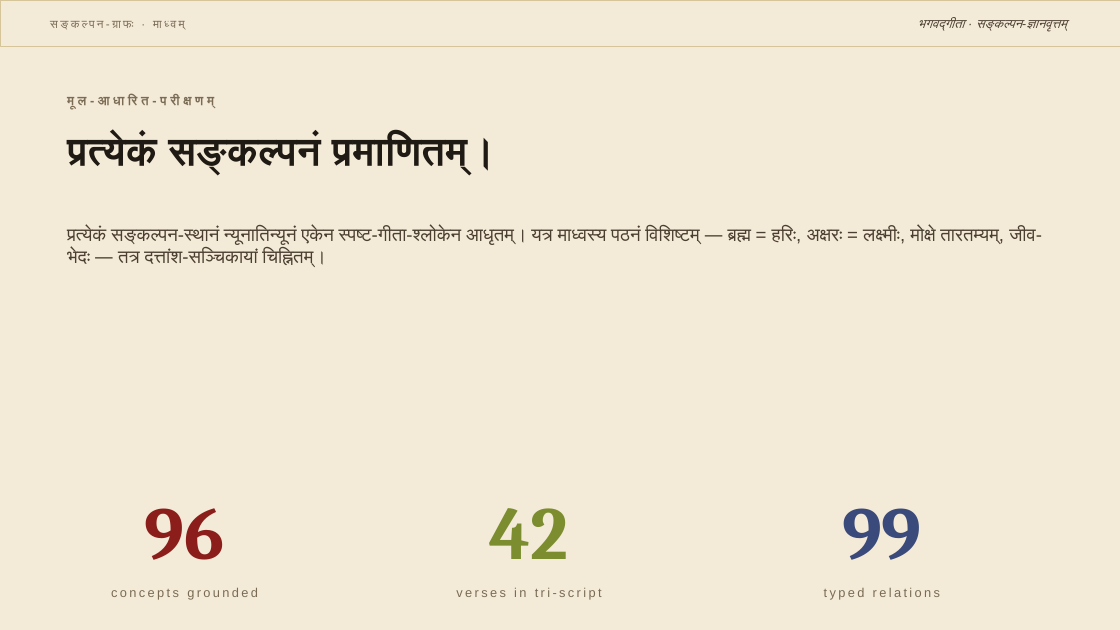
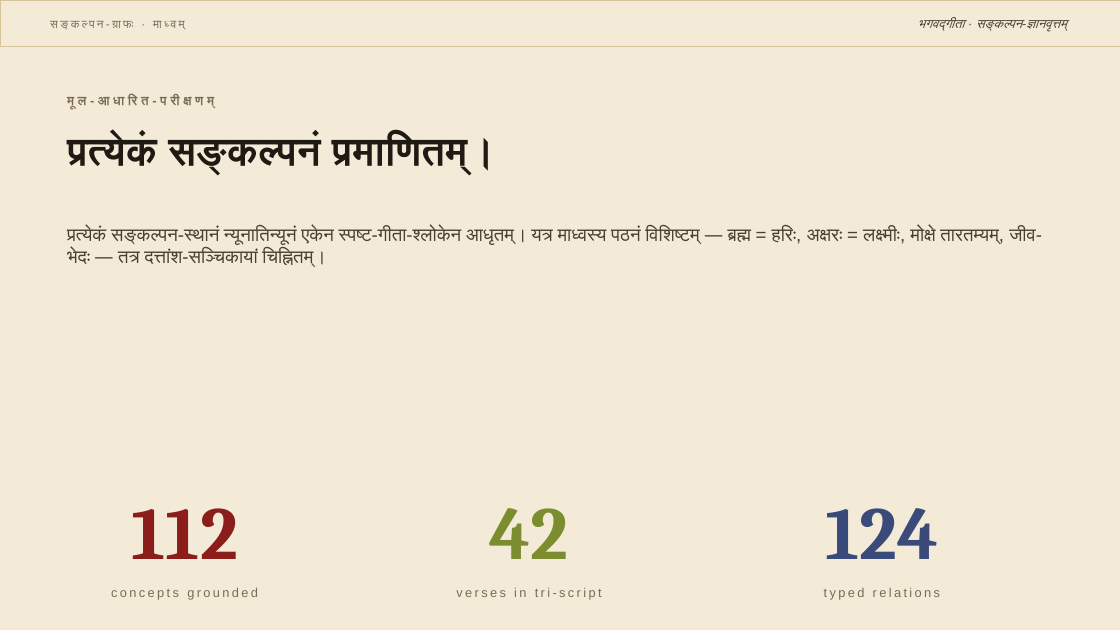
Before and after one commit to kvinayakpai/Bhagavadgita, a slide deck: slide 13 of decks/Bhagavadgita_Concept_KG_dev.pptx. Drawn at 1120x630 pixels with LibreOffice and Linux fonts; fonts in the diff are those of the drawing. Boxes give left, top, right and bottom in pixels: in the first picture for what was removed or moved away, otherwise in the second. Text is boxed around its words. In the diff, an @@ line names an element or a change of style, - is before the commit and + after.

```diff
--- a/decks/Bhagavadgita_Concept_KG_dev.pptx
+++ b/decks/Bhagavadgita_Concept_KG_dev.pptx
@@ text at <box>132,508,238,559</box>: text changed @@
-96
+112
@@ text at <box>825,508,938,559</box>: text changed @@
-99
+124
```
Also in this commit, not shown: 3 other slides changed, 4 other files.
